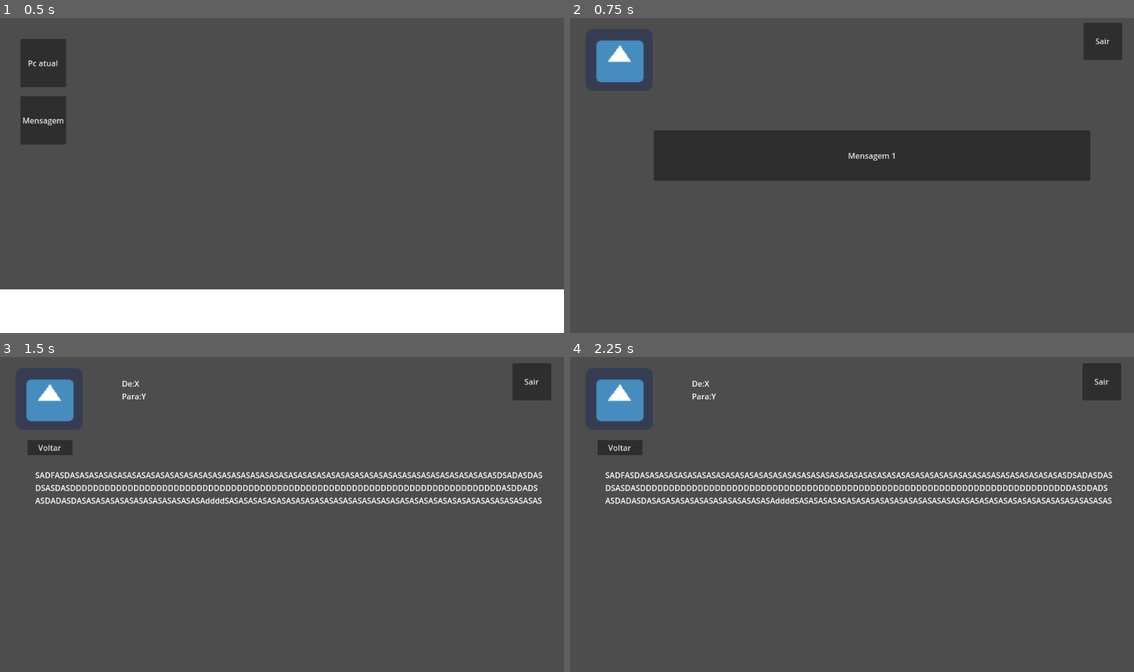
Above: before the commit, frames 1-4 (two rows, left to right).
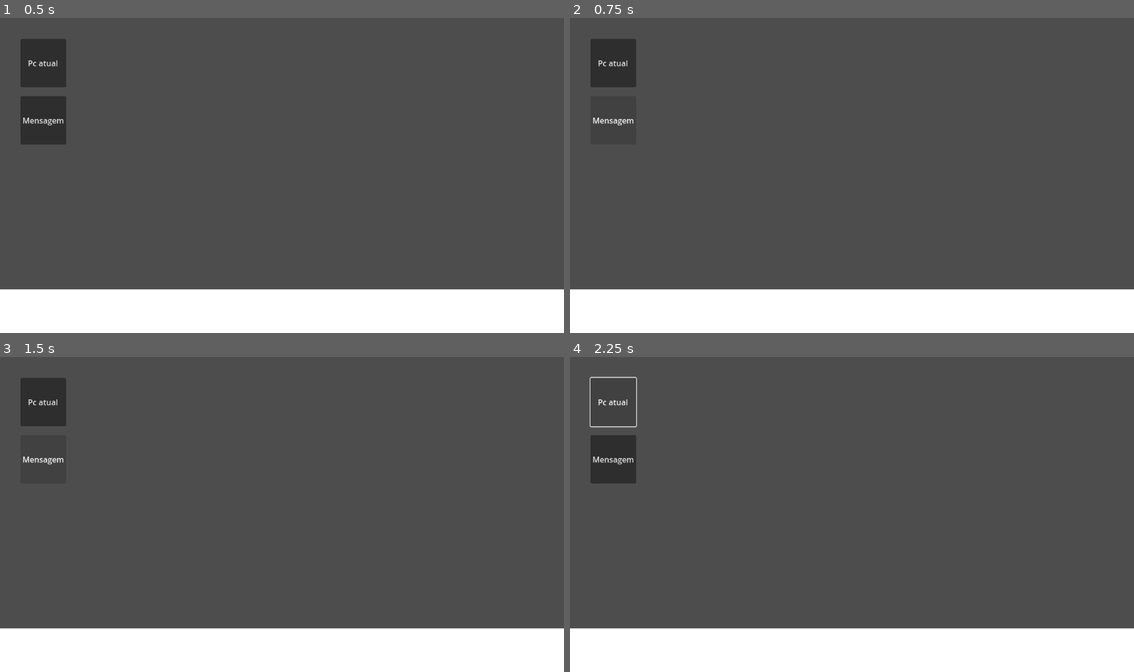
Above: after the commit, the same moments.

Repository: VitorTeixr/Projeto2
Game: Godot game, scene res://Interface/computador_contemporaneo.tscn
Two runs of this game, one before a commit and one after it. Both use one fixed random seed, a clock stepped at 60 frames per second and the inputs below. This scene is started directly instead of the project's main scene. The engine's default icon, where the game draws it, is replaced by a stand-in: a white triangle on a blue panel in a dark square.
Inputs (mouse positions are in pixels of both pictures, inside the frame that each line leads up to):
- Up to frame 1 (0.5 s): no input
- Up to frame 2 (0.75 s): click "Mensagem" at 0.5 s
- Up to frame 3 (1.5 s): click "Mensagem 1" (after the commit: "Mensagem") at 1.25 s
- Up to frame 4 (2.25 s): click (615, 401) at 2 s, where only the run after the commit has a clickable "Pc atual"

Frame 1 is identical in both runs. In frame 2, 28% of the frame differs, in the area x 0-100%, y 1-100%; in frame 3, 20%; in frame 4, 20%.

Commit message:
tela_de_gameplay

Diff:
--- a/scripts/computador_contemporâneo.gd
+++ b/scripts/computador_contemporâneo.gd
@@ -17,6 +17,6 @@
 
 
 func _on_button_pressed():
-	get_tree().change_scene_to_file("res://Interface/Mensagem.tscn")
+	get_tree().change_scene_to_file("res://Interface/computador_contemporaneo.tscn")
 
 	 # Replace with function body.
--- /dev/null
+++ b/tela_gameplay.gd
@@ -0,0 +1,46 @@
+extends Control
+
+
+var x=[{'problema':"descrição do problema 1" ,'resposta':1},{'problema':"descrição do problema 2" ,'resposta':'b1'}]
+var y=null
+func _ready() -> void:
+	$ScrollContainer2/VBoxContainer/Label2.text="começo"
+	for _button in get_tree().get_nodes_in_group('button'):
+		_button.pressed.connect(_on_button_pressed.bind(_button))
+
+	pass # Replace with function body.
+var resposta=null
+
+func _on_button_pressed(_button:Button):
+	match _button.name:
+		'b1':
+			print("b1 foi pressionada")
+			resposta='b1'
+			var label_text_res='res://historia_do_brasil.txt'
+			var file=FileAccess.open(label_text_res,FileAccess.READ)
+			var text=file.get_as_text()
+			$ScrollContainer2/VBoxContainer/Label2.text=text
+		'b2':
+			print('b2 foi pressionado')
+			var label_text_res='res://portugal.txt'
+			var file=FileAccess.open(label_text_res,FileAccess.READ)
+			var text=file.get_as_text()
+			$ScrollContainer2/VBoxContainer/Label2.text=text
+			resposta='b2'
+
+# Called every frame. 'delta' is the elapsed time since the previous frame.
+func _process(delta):
+	$Label.text=x[0]['problema']
+
+
+
+
+
+func _on_button_button_down():
+	print(y)
+	if y==x[0]["resposta"]:
+		print("Acertou")
+
+
+func _on_option_button_item_selected(index):
+	y=index
--- /dev/null
+++ b/tela_gameplay.tscn
@@ -0,0 +1,76 @@
+[gd_scene load_steps=2 format=3 uid="uid://bqg36pt6yfia0"]
+
+[ext_resource type="Script" path="res://tela_gameplay.gd" id="1_k57ww"]
+
+[node name="Tela_gameplay" type="Control"]
+layout_mode = 3
+anchors_preset = 15
+anchor_right = 1.0
+anchor_bottom = 1.0
+grow_horizontal = 2
+grow_vertical = 2
+script = ExtResource("1_k57ww")
+
+[node name="Label" type="Label" parent="."]
+layout_mode = 0
+offset_left = 11.0
+offset_top = 19.0
+offset_right = 209.0
+offset_bottom = 56.0
+text = "Problema asdasdadasds"
+
+[node name="Button" type="Button" parent="Label"]
+layout_mode = 0
+offset_left = 19.0
+offset_top = 131.0
+offset_right = 98.0
+offset_bottom = 162.0
+text = "enviar"
+
+[node name="ScrollContainer" type="ScrollContainer" parent="."]
+layout_mode = 0
+offset_left = 13.0
+offset_top = 307.0
+offset_right = 186.0
+offset_bottom = 622.0
+
+[node name="VBoxContainer" type="VBoxContainer" parent="ScrollContainer"]
+layout_mode = 2
+
+[node name="b1" type="Button" parent="ScrollContainer/VBoxContainer" groups=["button"]]
+layout_mode = 2
+text = "Solucao"
+
+[node name="b2" type="Button" parent="ScrollContainer/VBoxContainer" groups=["button"]]
+layout_mode = 2
+text = "Solucao"
+
+[node name="ScrollContainer2" type="ScrollContainer" parent="."]
+layout_mode = 0
+offset_left = 220.0
+offset_top = 101.0
+offset_right = 1131.0
+offset_bottom = 587.0
+
+[node name="VBoxContainer" type="VBoxContainer" parent="ScrollContainer2"]
+layout_mode = 2
+
+[node name="Label2" type="Label" parent="ScrollContainer2/VBoxContainer"]
+layout_mode = 2
+text = "null
+"
+
+[node name="OptionButton" type="OptionButton" parent="."]
+layout_mode = 0
+offset_left = 26.0
+offset_top = 76.0
+offset_right = 116.0
+offset_bottom = 113.0
+item_count = 2
+popup/item_0/text = "problema 1"
+popup/item_0/id = 0
+popup/item_1/text = "Problema 2"
+popup/item_1/id = 1
+
+[connection signal="button_down" from="Label/Button" to="." method="_on_button_button_down"]
+[connection signal="item_selected" from="OptionButton" to="." method="_on_option_button_item_selected"]
Not shown, added: historia_do_brasil.txt
Not shown, added: portugal.txt
Not shown, added: tel47C9.tmp
